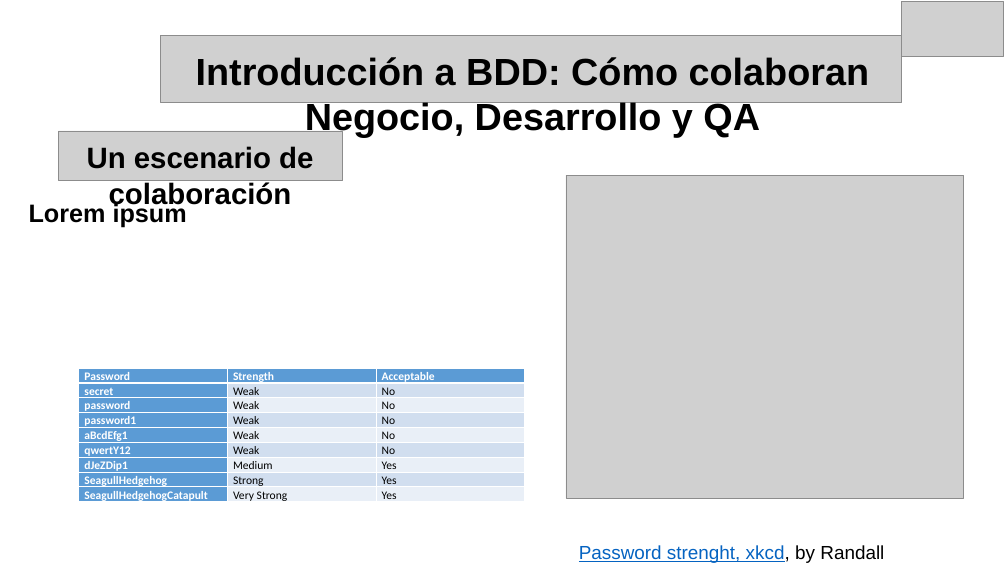
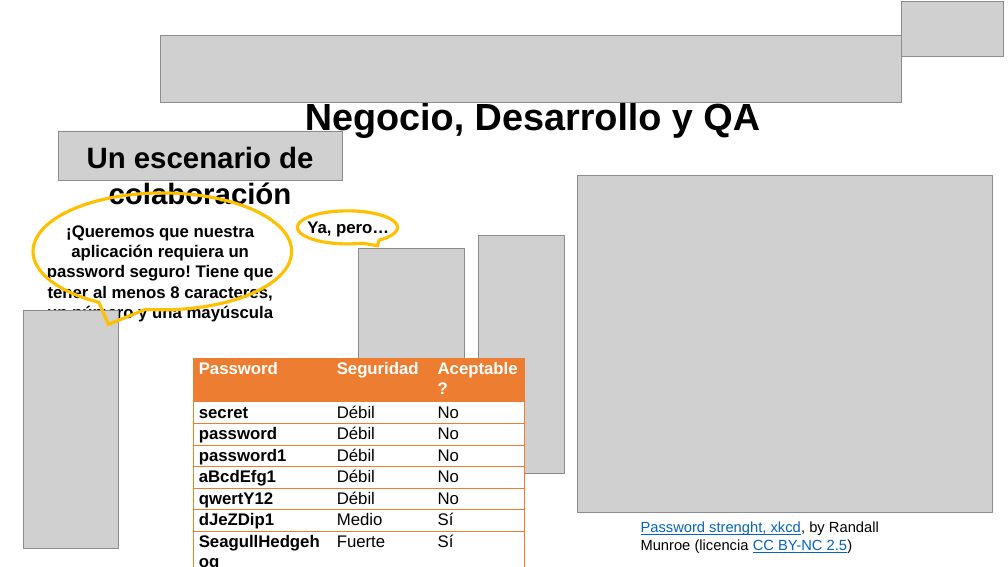
Before and after one commit to atSistemas/techday-7, a slide deck: slide 8 of ppt/TechDay#7.pptx. Drawn at 1008x567 pixels with LibreOffice and Linux fonts; fonts in the diff are those of the drawing; grey boxes stand for pictures. Boxes give left, top, right and bottom in pixels: in the first picture for what was removed or moved away, otherwise in the second. Text is boxed around its words. In the diff, an @@ line names an element or a change of style, - is before the commit and + after.

```diff
--- a/ppt/TechDay#7.pptx
+++ b/ppt/TechDay#7.pptx
@@ picture: place and size @@
-picture at <box>566,175,964,498</box>
+picture at <box>578,175,994,513</box>
@@ free removed at <box>21,194,987,255</box> @@
-Lorem ipsum
@@ speech bubble added at <box>33,193,292,310</box>, outline #FFC000 3 pt @@
@@ free added at <box>38,217,283,286</box>, 16 pt, text #000000, bold @@
+¡Queremos que nuestra aplicación requiera un password seguro! Tiene que tener al menos 8 caracteres, un número y una mayúscula
@@ speech bubble added at <box>297,211,397,244</box>, outline #FFC000 3 pt @@
@@ free added at <box>297,213,399,241</box>, 16 pt, text #000000, bold @@
+Ya, pero…
@@ picture added at <box>479,235,564,473</box> @@
@@ picture added at <box>359,249,465,487</box> @@
@@ picture added at <box>23,311,119,549</box> @@
@@ table at <box>194,358,524,553</box> @@
-row 1, column 2: Strength
+row 1, column 2: Seguridad
-row 1, column 3: Acceptable
+row 1, column 3: Aceptable?
-row 2, column 2: Weak
+row 2, column 2: Débil
-row 3, column 2: Weak
+row 3, column 2: Débil
-row 4, column 2: Weak
+row 4, column 2: Débil
-row 5, column 2: Weak
+row 5, column 2: Débil
-row 6, column 2: Weak
+row 6, column 2: Débil
-row 7, column 2: Medium
+row 7, column 2: Medio
-row 7, column 3: Yes
+row 7, column 3: Sí
-row 8, column 2: Strong
+row 8, column 2: Fuerte
-row 8, column 3: Yes
+row 8, column 3: Sí
-row 9, column 2: Very Strong
+row 9, column 2: Muy fuerte
-row 9, column 3: Yes
+row 9, column 3: Sí
@@ fill #5B9BD5 to none in row 1 @@
@@ fill #5B9BD5 to #FFFFFF in 8 cells @@
@@ fill #D2DEEF to #FFFFFF in 8 cells @@
@@ fill #EAEFF7 to #FFFFFF in 8 cells @@
@@ size 11 to 16 pt, font Calibri to Arial in "Password", "secret", "No", "password" and 10 more places @@
@@ text colour #FFFFFF to #000000 in "secret", "password", "password1", "aBcdEfg1" and 4 more places @@
@@ borders changed @@
@@ table: place and size @@
-table at <box>79,368,526,506</box>
+table at <box>194,358,524,553</box>
@@ text "Password strenght, xkcd, by Randall ...": place and size @@
-text "Password strenght, xkcd, by Randall ..." at <box>579,545,884,563</box>
+text "Password strenght, xkcd, by Randall ..." at <box>641,521,879,553</box>
@@ text "Password strenght, xkcd, by Randall ..." at <box>641,521,879,553</box>: size 18 to 14 pt @@
```
Also in this commit, not shown: 1 other slide changed.
